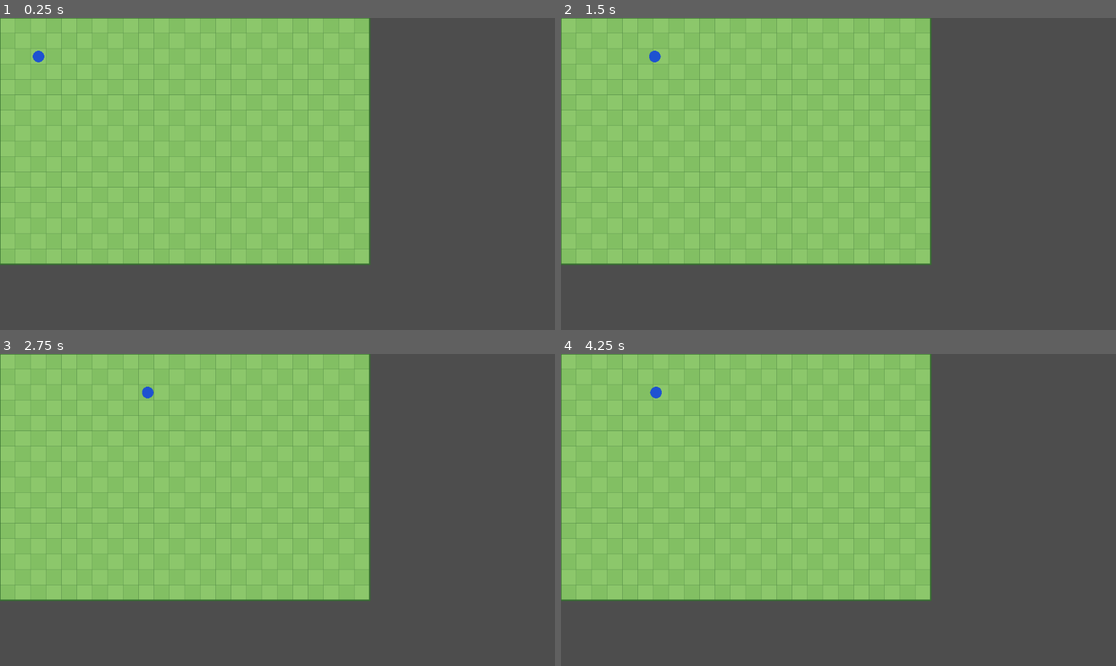
Above: before the commit, frames 1-4 (two rows, left to right).
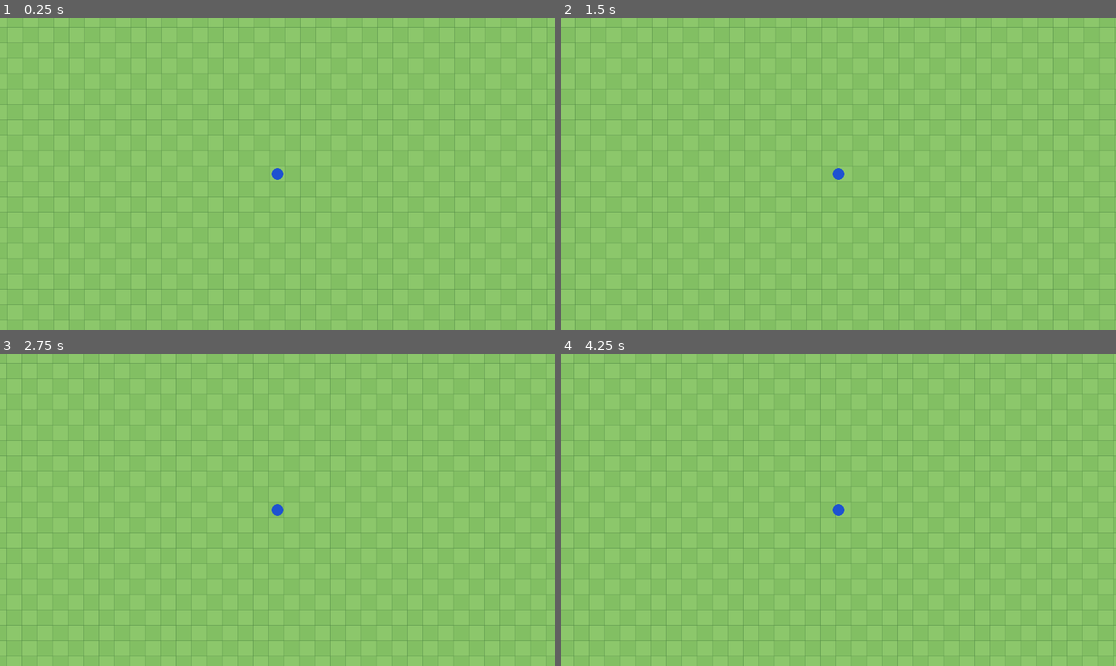
Above: after the commit, the same moments.

Repository: adunato/town-sim-godot
Game: Godot game, scene res://scenes/main.tscn
Two runs of this game, one before a commit and one after it. Both use one fixed random seed, a clock stepped at 60 frames per second and the inputs below.
Inputs (mouse positions are in pixels of both pictures, inside the frame that each line leads up to):
- Up to frame 1 (0.25 s): no input
- Up to frame 2 (1.5 s): tap Enter at 0.5 s; move the mouse to (960, 158) at 0.52 s; hold D (move_right) 0.53-1.25 s; click (960, 158) at 0.67 s; drag from (727, 189) to (810, 236) at 1.27 s
- Up to frame 3 (2.75 s): tap Space at 2 s; move the mouse to (333, 441) at 2.02 s; hold D (move_right) from 2.03 s (still down)
- Up to frame 4 (4.25 s): release D (move_right) at 2.75 s; drag from (810, 572) to (672, 463) at 2.77 s; tap Enter at 3.5 s; move the mouse to (1005, 556) at 3.52 s; hold A (move_left) from 3.53 s (still down)

The runs differ from the first frame. In frame 1, 52% of the frame differs, in the area x 0-100%, y 0-100%; in frame 2, 52%; in frame 3, 52%; in frame 4, 52%.

Commit message:
feat: implement #11 camera viewport

Diff:
--- a/data/maps/prototype_map.json
+++ b/data/maps/prototype_map.json
@@ -1,6 +1,6 @@
 {
-  "grid_width": 24,
-  "grid_height": 16,
+  "grid_width": 80,
+  "grid_height": 60,
   "cell_size": 32,
   "origin": {
     "x": 0,
@@ -8,7 +8,7 @@
   },
   "seed": 20260531,
   "player_spawn_cell": {
-    "x": 2,
-    "y": 2
+    "x": 40,
+    "y": 30
   }
 }
--- a/scenes/player/player.tscn
+++ b/scenes/player/player.tscn
@@ -1,6 +1,7 @@
-[gd_scene load_steps=3 format=3]
+[gd_scene load_steps=4 format=3]
 
 [ext_resource type="Script" path="res://scripts/player/player_controller.gd" id="1_6f3ka"]
+[ext_resource type="Script" path="res://scripts/camera/player_camera_controller.gd" id="2_7e8ur"]
 
 [sub_resource type="CircleShape2D" id="CircleShape2D_8n65a"]
 radius = 12.0
@@ -11,3 +12,6 @@
 
 [node name="CollisionShape2D" type="CollisionShape2D" parent="."]
 shape = SubResource("CircleShape2D_8n65a")
+
+[node name="PlayerCamera" type="Camera2D" parent="."]
+script = ExtResource("2_7e8ur")
--- /dev/null
+++ b/scripts/camera/player_camera_controller.gd
@@ -0,0 +1,117 @@
+class_name PlayerCameraController
+extends Camera2D
+
+const MODE_CENTERED_PLAYER := &"centered_player"
+const NO_MAP_MODEL_ERROR := "PlayerCameraController has no map model assigned."
+const UNSUPPORTED_MODE_ERROR := "PlayerCameraController only supports centered_player mode."
+
+@export var active_mode: StringName = MODE_CENTERED_PLAYER
+@export var initial_zoom: Vector2 = Vector2.ONE
+
+var _map_model: RefCounted
+var _map_world_rect: Rect2 = Rect2()
+var _configured := false
+
+
+func _ready() -> void:
+	if not get_viewport().size_changed.is_connected(_on_viewport_size_changed):
+		get_viewport().size_changed.connect(_on_viewport_size_changed)
+
+
+func configure_for_map(map_model: RefCounted) -> Dictionary:
+	if active_mode != MODE_CENTERED_PLAYER:
+		return _failure("%s Got '%s'." % [UNSUPPORTED_MODE_ERROR, active_mode])
+	if map_model == null:
+		return _failure(NO_MAP_MODEL_ERROR)
+	if not _map_model_has_required_contract(map_model):
+		return _failure("Map model is missing grid dimensions, cell size, or origin.")
+	if initial_zoom.x <= 0.0 or initial_zoom.y <= 0.0:
+		return _failure("initial_zoom must be positive on both axes.")
+
+	_map_model = map_model
+	_configured = true
+	zoom = initial_zoom
+	make_current()
+	_apply_map_limits()
+
+	return _success()
+
+
+func is_configured() -> bool:
+	return _configured
+
+
+func get_map_world_rect() -> Rect2:
+	return _map_world_rect
+
+
+func get_visible_world_size() -> Vector2:
+	var viewport_size := Vector2(get_viewport_rect().size)
+	return Vector2(viewport_size.x / zoom.x, viewport_size.y / zoom.y)
+
+
+func get_camera_limits_rect() -> Rect2:
+	return Rect2(
+		Vector2(float(limit_left), float(limit_top)),
+		Vector2(float(limit_right - limit_left), float(limit_bottom - limit_top))
+	)
+
+
+func get_active_mode() -> StringName:
+	return active_mode
+
+
+func get_limited_camera_center_for_world_position(world_position: Vector2) -> Vector2:
+	var half_visible := get_visible_world_size() * 0.5
+	var min_center := Vector2(float(limit_left), float(limit_top)) + half_visible
+	var max_center := Vector2(float(limit_right), float(limit_bottom)) - half_visible
+
+	return Vector2(
+		clampf(world_position.x, min_center.x, max_center.x),
+		clampf(world_position.y, min_center.y, max_center.y)
+	)
+
+
+func _apply_map_limits() -> void:
+	if _map_model == null:
+		return
+
+	_map_world_rect = _calculate_map_world_rect(_map_model)
+	limit_left = roundi(_map_world_rect.position.x)
+	limit_top = roundi(_map_world_rect.position.y)
+	limit_right = roundi(_map_world_rect.position.x + _map_world_rect.size.x)
+	limit_bottom = roundi(_map_world_rect.position.y + _map_world_rect.size.y)
+
+
+func _calculate_map_world_rect(map_model: RefCounted) -> Rect2:
+	return Rect2(
+		map_model.origin,
+		Vector2(map_model.grid_width, map_model.grid_height) * float(map_model.cell_size)
+	)
+
+
+func _map_model_has_required_contract(map_model: RefCounted) -> bool:
+	return map_model.get("origin") is Vector2 \
+		and typeof(map_model.get("grid_width")) == TYPE_INT \
+		and typeof(map_model.get("grid_height")) == TYPE_INT \
+		and typeof(map_model.get("cell_size")) == TYPE_INT
+
+
+func _on_viewport_size_changed() -> void:
+	if _configured:
+		_apply_map_limits()
+
+
+func _success(extra: Dictionary = {}) -> Dictionary:
+	var result := {"ok": true}
+	result.merge(extra, true)
+	return result
+
+
+func _failure(message: String, extra: Dictionary = {}) -> Dictionary:
+	var result := {
+		"ok": false,
+		"error": message,
+	}
+	result.merge(extra, true)
+	return result
--- a/scripts/main.gd
+++ b/scripts/main.gd
@@ -22,6 +22,7 @@
 
 	_map_renderer.set_map_model(_map_model)
 	_place_player_at_spawn()
+	_configure_player_camera()
 	_debug_overlay.set_map_model(_map_model)
 	_debug_readout.set_seed(_map_model.seed)
 	_debug_overlay.debug_state_changed.connect(_debug_readout.set_overlay_state)
@@ -59,6 +60,21 @@
 	_player.global_position = spawn_result.world_position
 
 
+func _configure_player_camera() -> void:
+	if not _player.has_node("PlayerCamera"):
+		push_error("Unable to configure player camera: PlayerCamera node is missing.")
+		return
+
+	var camera := _player.get_node("PlayerCamera")
+	if not camera.has_method("configure_for_map"):
+		push_error("Unable to configure player camera: PlayerCamera does not expose configure_for_map.")
+		return
+
+	var configure_result: Dictionary = camera.call("configure_for_map", _map_model)
+	if not configure_result.ok:
+		push_error("Unable to configure player camera: %s" % configure_result.error)
+
+
 func _add_key_action(action_name: StringName, keycode: Key) -> void:
 	if not InputMap.has_action(action_name):
 		InputMap.add_action(action_name)
--- /dev/null
+++ b/scripts/validation/validate_camera_viewport.gd
@@ -0,0 +1,143 @@
+extends SceneTree
+
+const GridMapModelScript := preload("res://scripts/map/grid_map_model.gd")
+const MainScene := preload("res://scenes/main.tscn")
+const PlayerCameraControllerScript := preload("res://scripts/camera/player_camera_controller.gd")
+
+var _failures: Array[String] = []
+
+
+func _initialize() -> void:
+	await _run_checks()
+
+	if _failures.is_empty():
+		print("validate_camera_viewport.gd: all checks passed")
+		quit(0)
+	else:
+		for failure in _failures:
+			printerr(failure)
+		quit(1)
+
+
+func _run_checks() -> void:
+	var model := GridMapModelScript.new()
+	var load_result: Dictionary = model.load_from_file()
+	_expect(load_result.ok, "prototype_map.json should load for camera validation: %s" % load_result.get("error", ""))
+	if not load_result.ok:
+		return
+
+	var scene := MainScene.instantiate()
+	get_root().add_child(scene)
+	await process_frame
+
+	_verify_scene_contract(scene)
+	_verify_camera_contract(scene, model)
+	_verify_map_size_supports_camera_panning(scene, model)
+	await _verify_center_edge_and_corner_visibility(scene, model)
+	_verify_screen_space_ui(scene)
+
+	scene.queue_free()
+	await process_frame
+	await process_frame
+
+
+func _verify_scene_contract(scene: Node) -> void:
+	_expect(scene.has_node("World/Player"), "main scene should contain World/Player")
+	_expect(scene.has_node("World/Player/PlayerCamera"), "Player scene should contain PlayerCamera")
+
+	var camera := scene.get_node("World/Player/PlayerCamera")
+	_expect(camera is Camera2D, "PlayerCamera should be a Camera2D")
+	_expect(camera.get_script() == PlayerCameraControllerScript, "PlayerCamera should use player_camera_controller.gd")
+
+
+func _verify_camera_contract(scene: Node, model: RefCounted) -> void:
+	var camera := scene.get_node("World/Player/PlayerCamera")
+	_expect(camera.call("is_configured"), "PlayerCamera should be configured during startup")
+	_expect(camera.call("get_active_mode") == &"centered_player", "PlayerCamera active mode should be centered_player")
+	_expect(camera.zoom == camera.initial_zoom, "PlayerCamera should apply initial_zoom at runtime")
+	_expect(camera.is_current(), "PlayerCamera should be the current active camera")
+	_expect(_camera_contract_excludes_padded_player(camera), "PlayerCamera contract should not expose padded_player or padding configuration")
+
+	var expected_rect := Rect2(model.origin, Vector2(model.grid_width, model.grid_height) * float(model.cell_size))
+	var actual_rect: Rect2 = camera.call("get_map_world_rect")
+	_expect(actual_rect == expected_rect, "PlayerCamera map world rect expected %s, got %s" % [expected_rect, actual_rect])
+
+	var limits_rect: Rect2 = camera.call("get_camera_limits_rect")
+	_expect(limits_rect == expected_rect, "PlayerCamera limits expected %s, got %s" % [expected_rect, limits_rect])
+
+
+func _verify_map_size_supports_camera_panning(scene: Node, model: RefCounted) -> void:
+	var camera := scene.get_node("World/Player/PlayerCamera")
+	var visible_size: Vector2 = camera.call("get_visible_world_size")
+	var map_size := Vector2(model.grid_width, model.grid_height) * float(model.cell_size)
+
+	_expect(map_size.x > visible_size.x * 1.5, "prototype_map.json width should be large enough to observe horizontal camera panning")
+	_expect(map_size.y > visible_size.y * 1.5, "prototype_map.json height should be large enough to observe vertical camera panning")
+
+	var spawn_position_result: Dictionary = model.cell_to_world(model.player_spawn_cell)
+	_expect(spawn_position_result.ok, "player_spawn_cell should convert to a world position")
+	if spawn_position_result.ok:
+		var spawn_position: Vector2 = spawn_position_result.world_position
+		var half_visible := visible_size * 0.5
+		_expect(spawn_position.x > model.origin.x + half_visible.x, "player spawn should start far enough from the left edge for centered camera validation")
+		_expect(spawn_position.y > model.origin.y + half_visible.y, "player spawn should start far enough from the top edge for centered camera validation")
+		_expect(spawn_position.x < model.origin.x + map_size.x - half_visible.x, "player spawn should start far enough from the right edge for centered camera validation")
+		_expect(spawn_position.y < model.origin.y + map_size.y - half_visible.y, "player spawn should start far enough from the bottom edge for centered camera validation")
+
+
+func _verify_center_edge_and_corner_visibility(scene: Node, model: RefCounted) -> void:
+	var player := scene.get_node("World/Player")
+	var camera := scene.get_node("World/Player/PlayerCamera")
+	var visible_size: Vector2 = camera.call("get_visible_world_size")
+	var map_rect := Rect2(model.origin, Vector2(model.grid_width, model.grid_height) * float(model.cell_size))
+	var center_position := map_rect.position + map_rect.size * 0.5
+
+	player.global_position = center_position
+	await process_frame
+	_expect(camera.global_position == player.global_position, "PlayerCamera should share the player's global position in the middle of the map")
+	_expect(camera.call("get_limited_camera_center_for_world_position", center_position) == center_position, "Camera center should not be clamped in the middle of the map")
+
+	var edge_positions := [
+		Vector2(map_rect.position.x + 16.0, center_position.y),
+		Vector2(map_rect.end.x - 16.0, center_position.y),
+		Vector2(center_position.x, map_rect.position.y + 16.0),
+		Vector2(center_position.x, map_rect.end.y - 16.0),
+		Vector2(map_rect.position.x + 16.0, map_rect.position.y + 16.0),
+		Vector2(map_rect.end.x - 16.0, map_rect.end.y - 16.0),
+	]
+
+	for edge_position in edge_positions:
+		_expect(_world_position_is_visible_after_limit(camera, edge_position, visible_size), "Player should remain visible near map edge or corner at %s" % edge_position)
+
+
+func _verify_screen_space_ui(scene: Node) -> void:
+	_expect(scene.has_node("UI"), "main scene should contain UI branch")
+	_expect(scene.get_node("UI") is CanvasLayer, "UI branch should be a CanvasLayer")
+	_expect(scene.get_node("UI").get_parent() == scene, "UI branch should not be parented under World")
+
+
+func _camera_contract_excludes_padded_player(camera: Object) -> bool:
+	if camera.has_method("configure_padded_player") or camera.has_method("set_padding"):
+		return false
+
+	for property in camera.get_property_list():
+		var property_name := String(property.name).to_lower()
+		if property_name.contains("padded_player") or property_name.contains("padding"):
+			return false
+
+	return true
+
+
+func _world_position_is_visible_after_limit(camera: Node, world_position: Vector2, visible_size: Vector2) -> bool:
+	var limited_center: Vector2 = camera.call("get_limited_camera_center_for_world_position", world_position)
+	var screen_position := world_position - limited_center + visible_size * 0.5
+
+	return screen_position.x >= 0.0 \
+		and screen_position.y >= 0.0 \
+		and screen_position.x <= visible_size.x \
+		and screen_position.y <= visible_size.y
+
+
+func _expect(condition: bool, message: String) -> void:
+	if not condition:
+		_failures.append(message)
